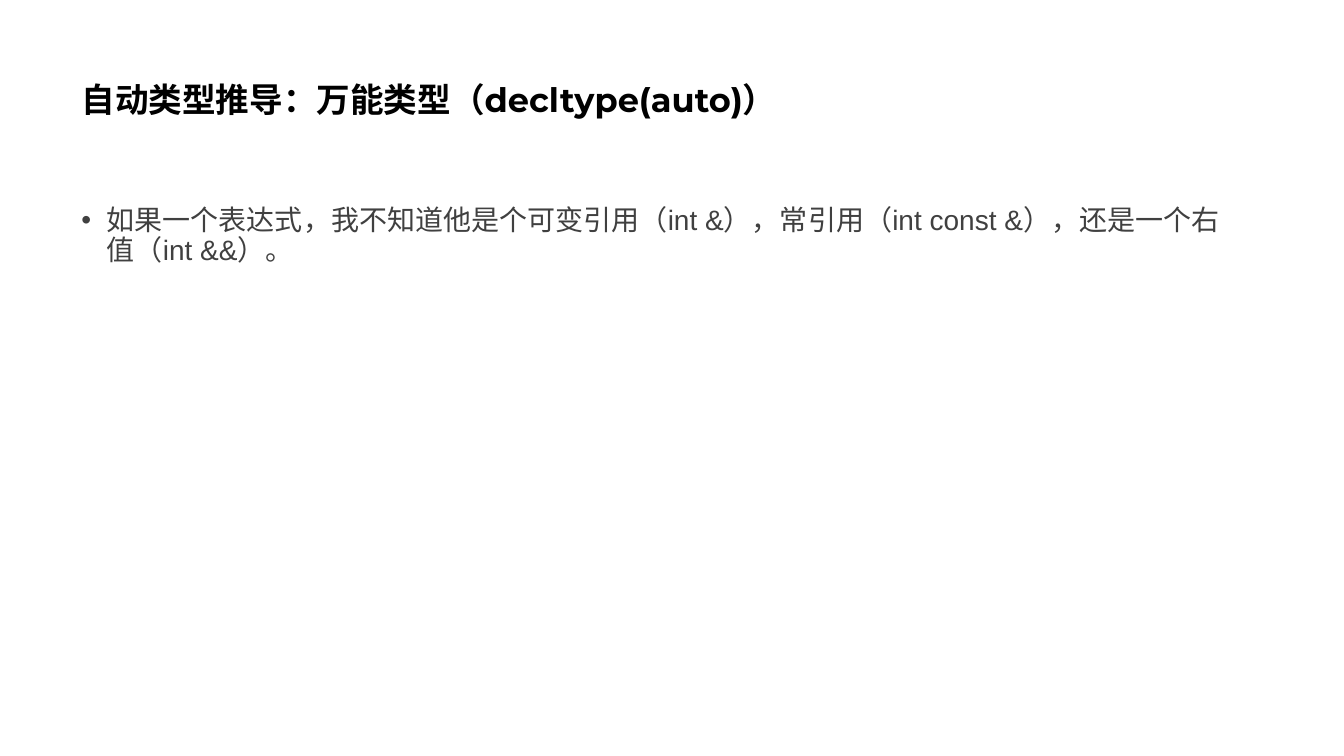
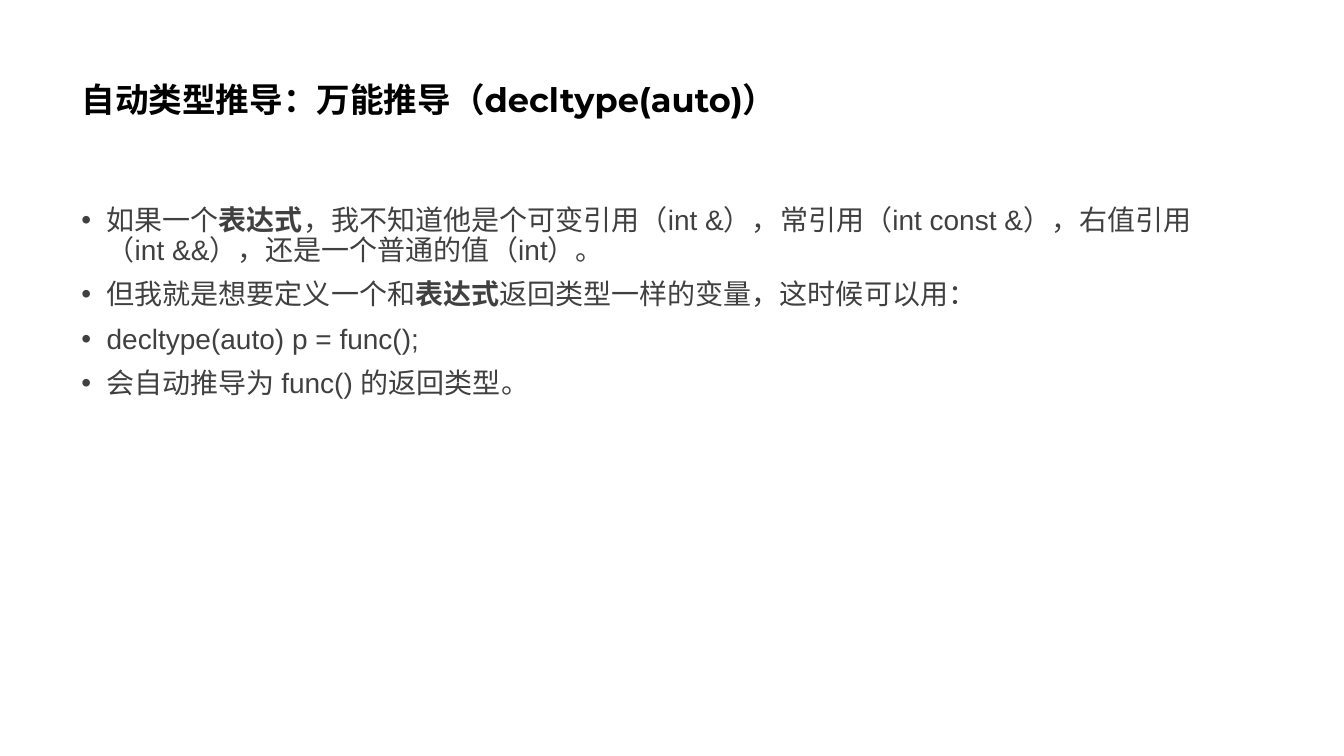
Before and after one commit to parallel101/course, a slide deck: slide 15 of 03/slides.pptx (slide 14 before the commit). Drawn at 1344x756 pixels with LibreOffice and Linux fonts; fonts in the diff are those of the drawing. Boxes give left, top, right and bottom in pixels: in the first picture for what was removed or moved away, otherwise in the second. Text is boxed around its words. In the diff, an @@ line names an element or a change of style, - is before the commit and + after.

```diff
--- a/03/slides.pptx
+++ b/03/slides.pptx
@@ title at (81,83,776,119): text changed @@
-自动类型推导：万能类型（decltype(auto)）
+自动类型推导：万能推导（decltype(auto)）
@@ text at (107,206,1191,398): text changed @@
-• 如果一个表达式，我不知道他是个可变引用（int &），常引用（int const &），还是一个右值（int &&）。
+• 如果一个表达式，我不知道他是个可变引用（int &），常引用（int const &），右值引用（int &&），还是一个普通的值（int）。
+• 但我就是想要定义一个和表达式返回类型一样的变量，这时候可以用：
+• decltype(auto) p = func();
+• 会自动推导为 func() 的返回类型。
```
Also in this commit, not shown: 3 other slides changed, 1 slide added, 4 other files.
